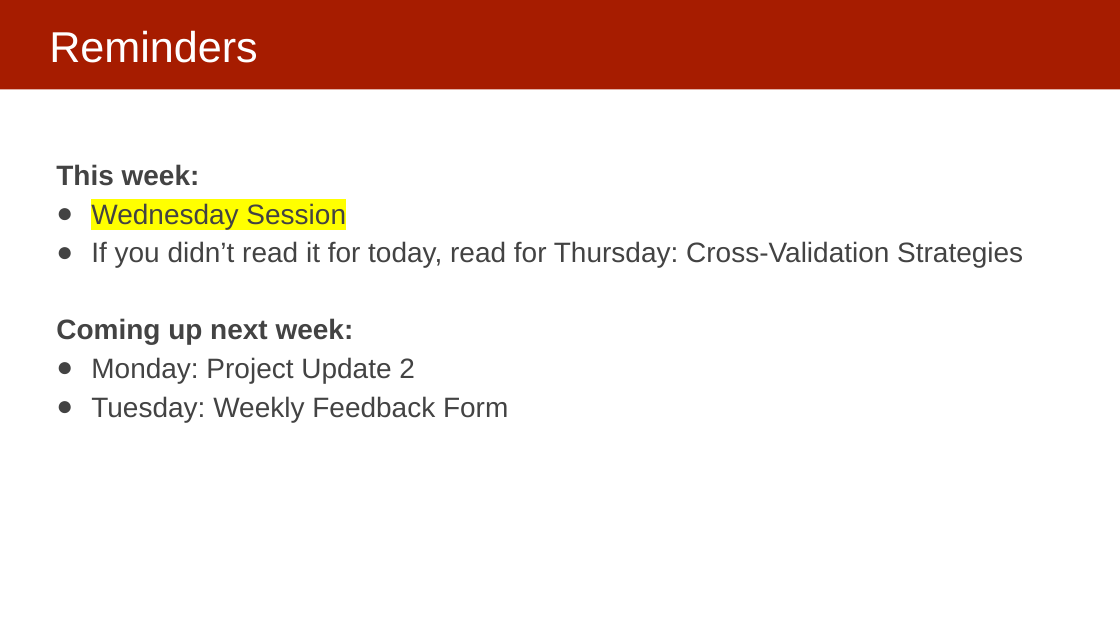
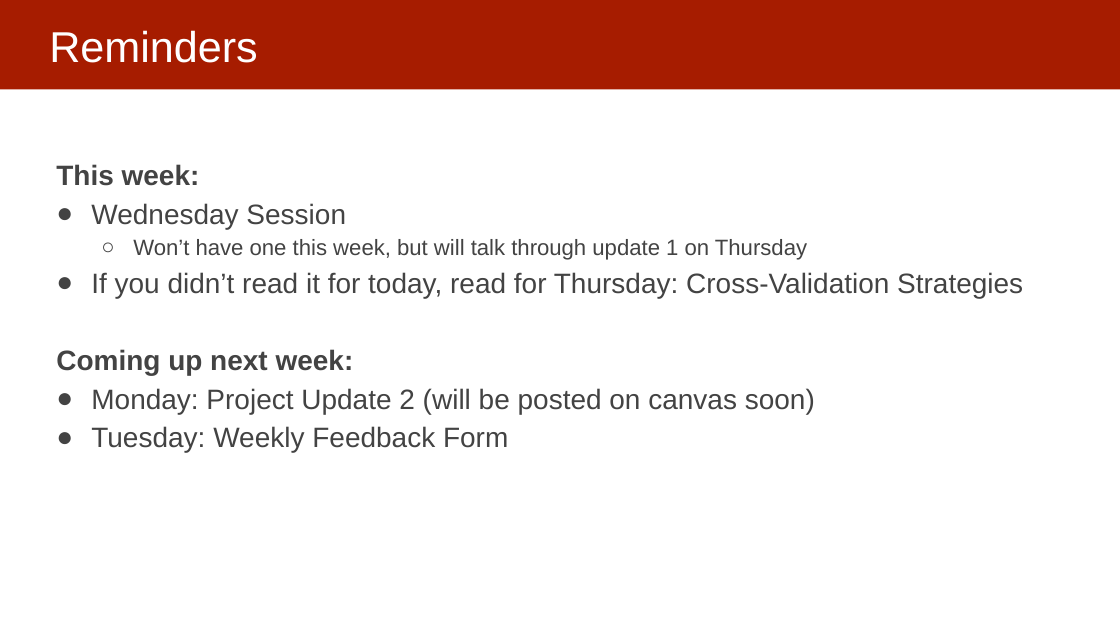
Before and after one commit to dssg/MLinPractice, a slide deck: slide 2 of Lectures/Lecture5-ModelSelection.pptx. Drawn at 1120x630 pixels with LibreOffice and Linux fonts; fonts in the diff are those of the drawing. Boxes give left, top, right and bottom in pixels: in the first picture for what was removed or moved away, otherwise in the second. Text is boxed around its words. In the diff, an @@ line names an element or a change of style, - is before the commit and + after.

Commit message:
office hours, wed session

```diff
--- a/Lectures/Lecture5-ModelSelection.pptx
+++ b/Lectures/Lecture5-ModelSelection.pptx
@@ text at <box>91,203,346,229</box>: highlight #FFFF00 to none in "Wednesday Session" @@
@@ text at <box>133,239,807,260</box>: paragraph added @@
+  ○ Won’t have one this week, but will talk through update 1 on Thursday
@@ text at <box>91,388,815,414</box>: text changed @@
-● Monday: Project Update 2
+● Monday: Project Update 2 (will be posted on canvas soon)
```
Also in this commit, not shown: 1 slide added, 1 slide removed.
